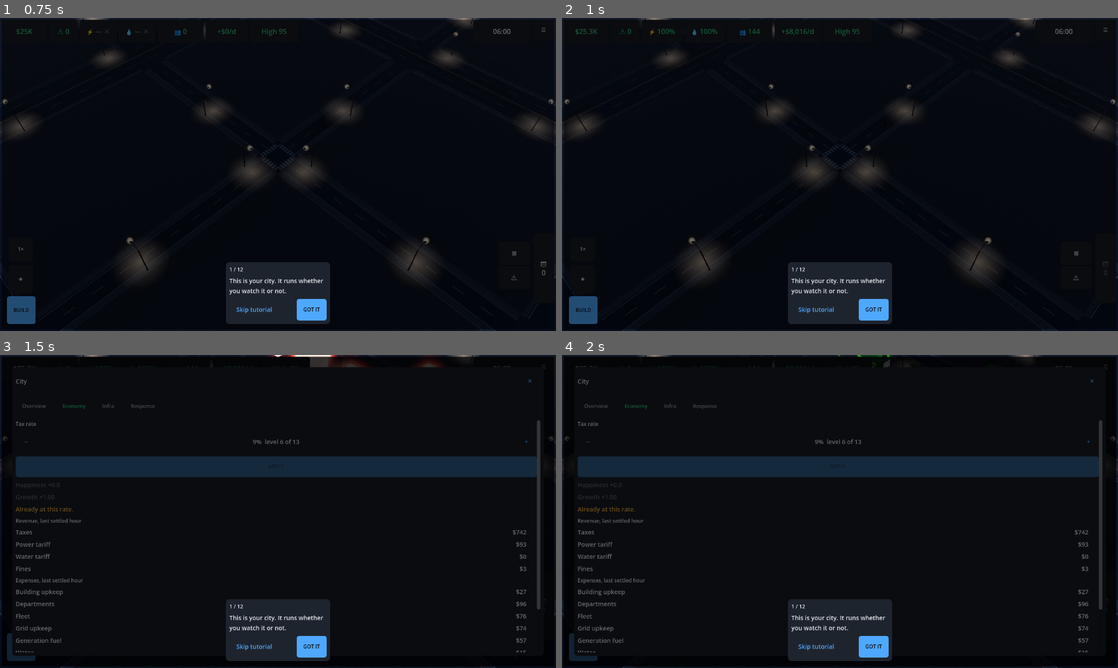
Above: before the commit, frames 1-4 (two rows, left to right).
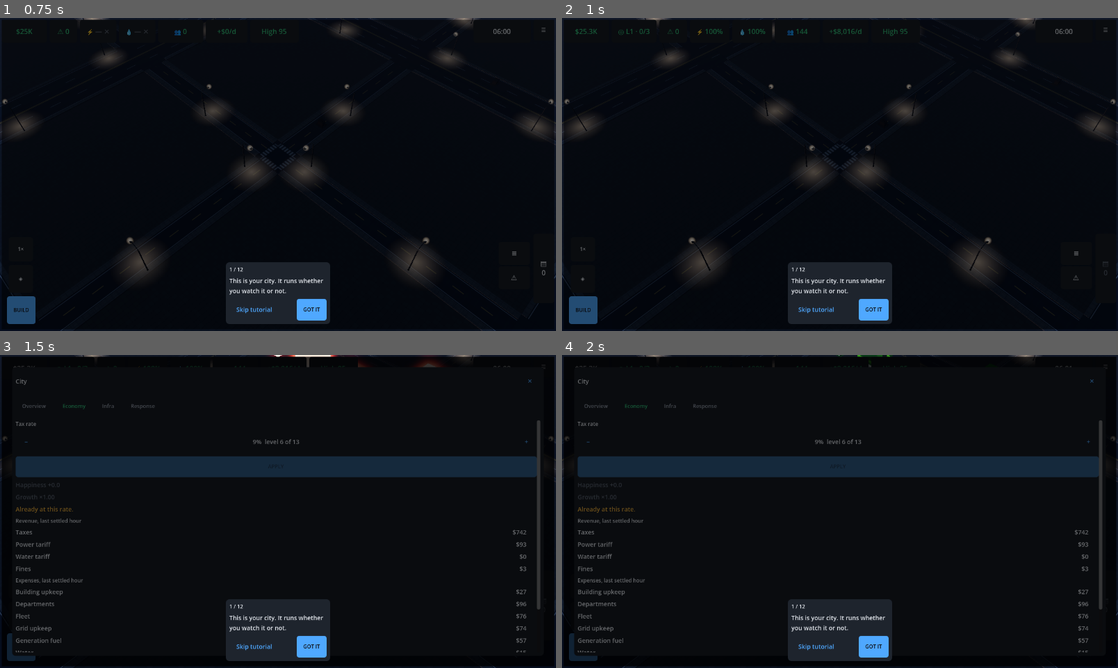
Above: after the commit, the same moments.

Repository: TechBran/slacum-city
Game: Godot game, scene res://game/main.tscn
The game is run twice, just before and just after one commit, with the same random seed, the same clock (stepped at 60 frames per second) and the same inputs.
Inputs:
- Up to frame 1 (0.75 s): click "NEW CITY" at 0.5 s
- Up to frame 2 (1 s): no input
- Up to frame 3 (1.5 s): click "$25.3K" at 1.25 s
- Up to frame 4 (2 s): no input

Frame 1 is identical in both runs. In frame 2, 0.4% of the frame differs, in the area x 10-64%, y 0-7%; in frame 3, 0.2%; in frame 4, less than 0.1%.

Commit message:
Integrate goals system: sheet model bound in shell, chip on the HUD cadence
Two shell edits over the merged goals branch: GoalsModel bound to the live
sim + build controller in _wire_build_ui (the reward card reads the unlock
table from the build cards), and refresh_goals() on the 1 Hz HUD cadence,
which also re-seeds the chip after a save load.

The wave itself: 5-level teaching curriculum (homes/power -> shops/upkeep ->
budget -> incidents -> land), goal chip in the HUD while the curriculum is
live, S14 goals sheet with objectives/progress/reward/ladder, save section
v3 with retroactive-safe bootstrap, city_level = max(population ladder,
goals.earned_level) per doc 93 G1, gate 21 (curriculum completable), doc 92
section 22 measurements. Curriculum agent finishes the ladder at level 5 by
game-day ~14 — the only agent that has ever finished it.

Suite: 1,819 tests / 485,175 asserts, 0 failed.

Co-Authored-By: Claude Fable 5 <noreply@anthropic.com>
Claude-Session: https://claude.ai/code/session_016V1Lu8kx1mfpeLa7xidnwc

Diff:
--- a/game/main.gd
+++ b/game/main.gd
@@ -608,6 +608,12 @@
 		})
 		_feed_dashboard_tabs()
 		ui_root.refresh_land_panel()
+		# The goal chip and, while it is up, the sheet. Cheap — a five-row
+		# objective list and a six-rung strip — so it rides the same 1 Hz
+		# cadence every other reading does. This is also what re-seeds the chip
+		# after a save load: `_on_ui_save_loaded` calls `_refresh_hud()`, and
+		# `GoalsModel` holds the same `CitySim` instance the load restores into.
+		ui_root.refresh_goals()
 
 
 # ---------------------------------------------------------------------------
@@ -654,6 +660,15 @@
 		ui_root.land_purchased.connect(_on_land_changed)
 		ui_root.land_developed.connect(_on_land_changed)
 		ui_root.land_fix_requested.connect(_on_fix_requested)
+
+	# S14, the goals sheet (doc 12 §2.19). `UIRoot.bring_up_screens()` already
+	# brought it up with the shared config and NO model, exactly as it does the
+	# build sheet. This is the one thing only the shell can supply: a model over
+	# the live sim, plus the build controller the reward card reads its unlock
+	# table from. Idempotent.
+	if ui_root != null and ui_root.goals_sheet != null:
+		ui_root.goals_sheet.setup(cfg,
+				GoalsModel.new(sim_host.sim, cfg, build_controller))
 
 	if ui_root != null:
 		ui_root.back_requested.connect(_on_ui_back)
